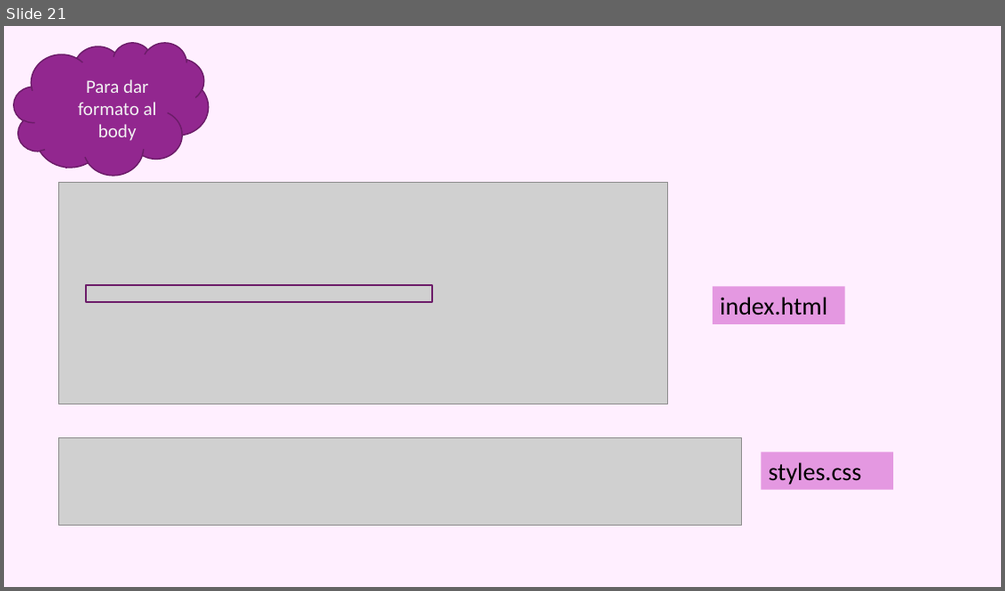
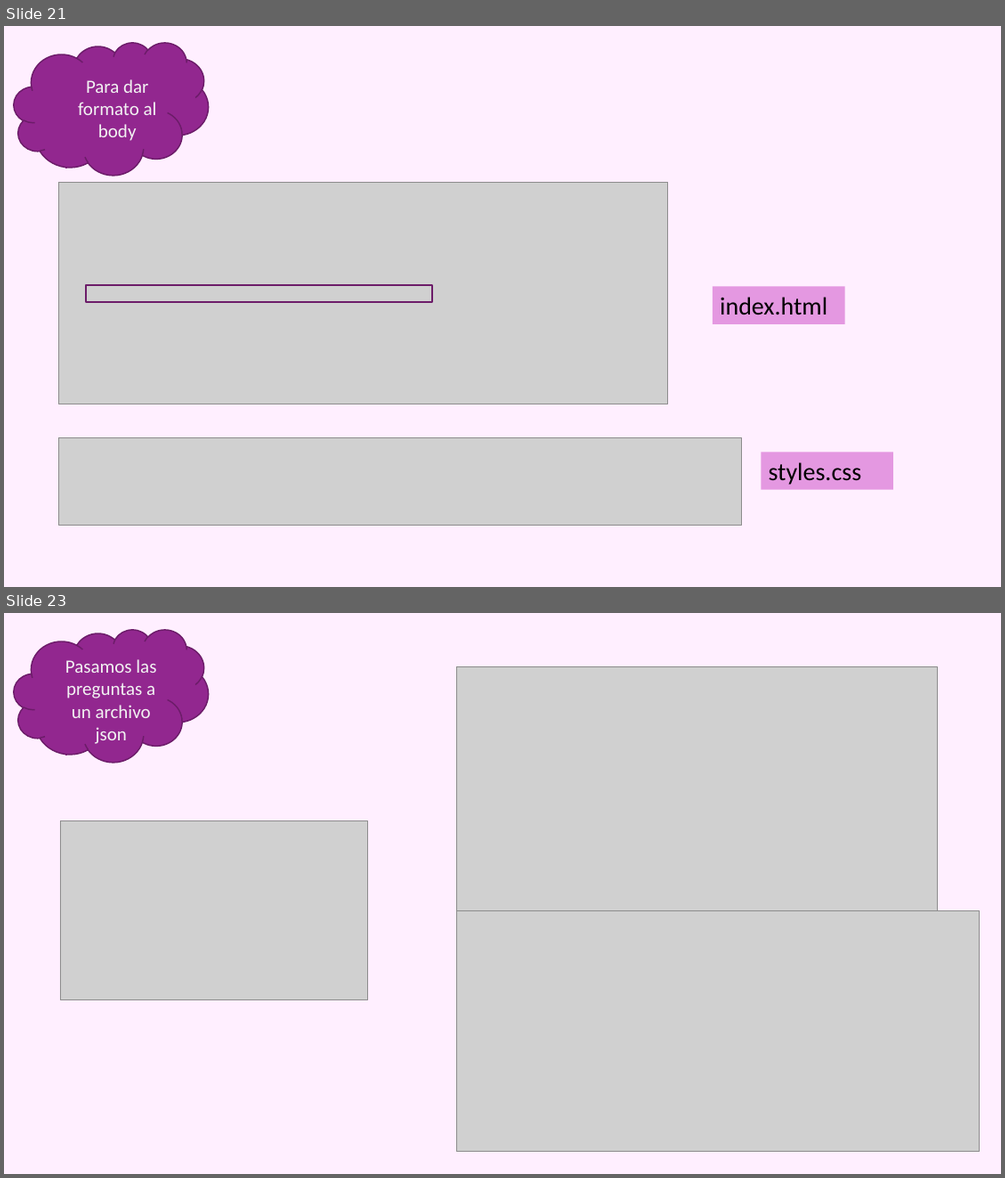
Before and after one commit to azaharafernandezguizan/STEMTrivial, a slide deck: Documents/Trivial_Aurelia.pptx. Shown one above the other, each under a label of ours: slide 21 before the commit, slides 21 and 23 after it; the slides between them are not shown. The pictures are 1005x591 and 1005x1178 pixels, drawn with LibreOffice and Linux fonts; fonts in the diff are those of the drawing; grey boxes stand for pictures. Boxes give left, top, right and bottom in pixels: in the first picture for what was removed or moved away, otherwise in the second. Text is boxed around its words. In the diff, an @@ line names an element or a change of style, - is before the commit and + after.

```diff
--- a/Documents/Trivial_Aurelia.pptx
+++ b/Documents/Trivial_Aurelia.pptx
@@ slide 23 added at <box>4,613,1001,1174</box>, background #FFEFFF; not listed: 1 template element that a slide beside it also shows @@
@@ cloud added at <box>14,629,208,762</box>, fill #92278F, outline #6C1D6A 1.25 pt @@
@@ text added at <box>65,659,156,744</box>, 18 pt, text #F2F2F2 @@
+Pasamos las preguntas a un archivo json
@@ picture added at <box>456,666,938,910</box> @@
@@ picture added at <box>60,821,367,1000</box> @@
@@ picture added at <box>456,910,979,1151</box> @@
```
Also in this commit, not shown: 2 slides changed, 6 other slides added, 1 slide removed, 5 other files.
